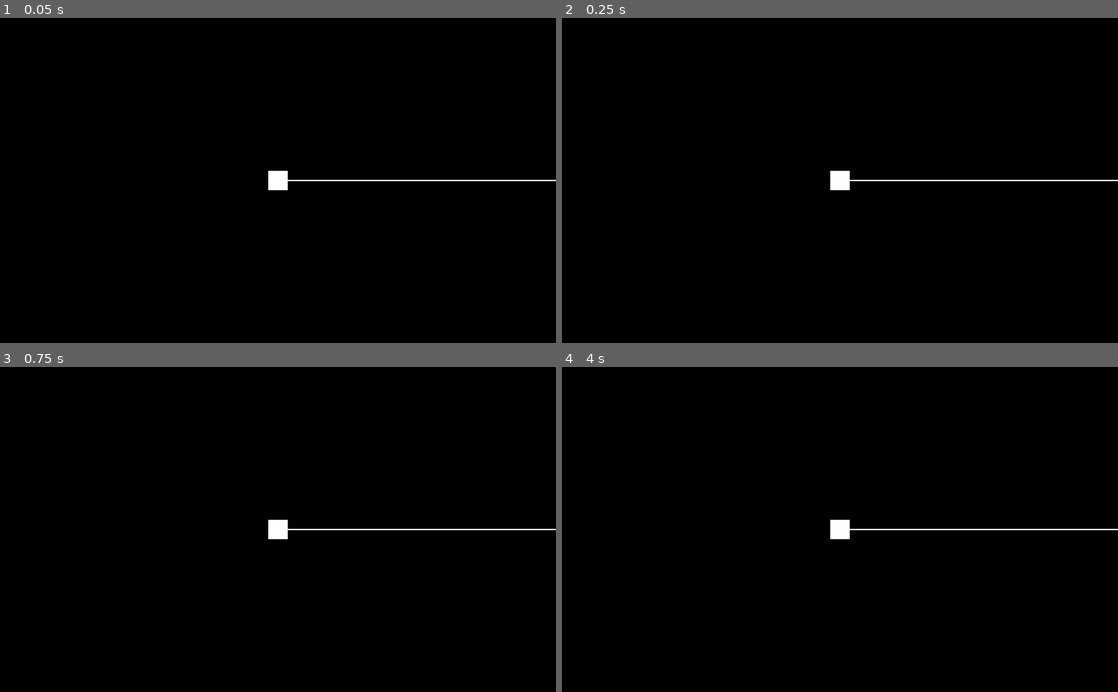
Above: before the commit, frames 1-4 (two rows, left to right).
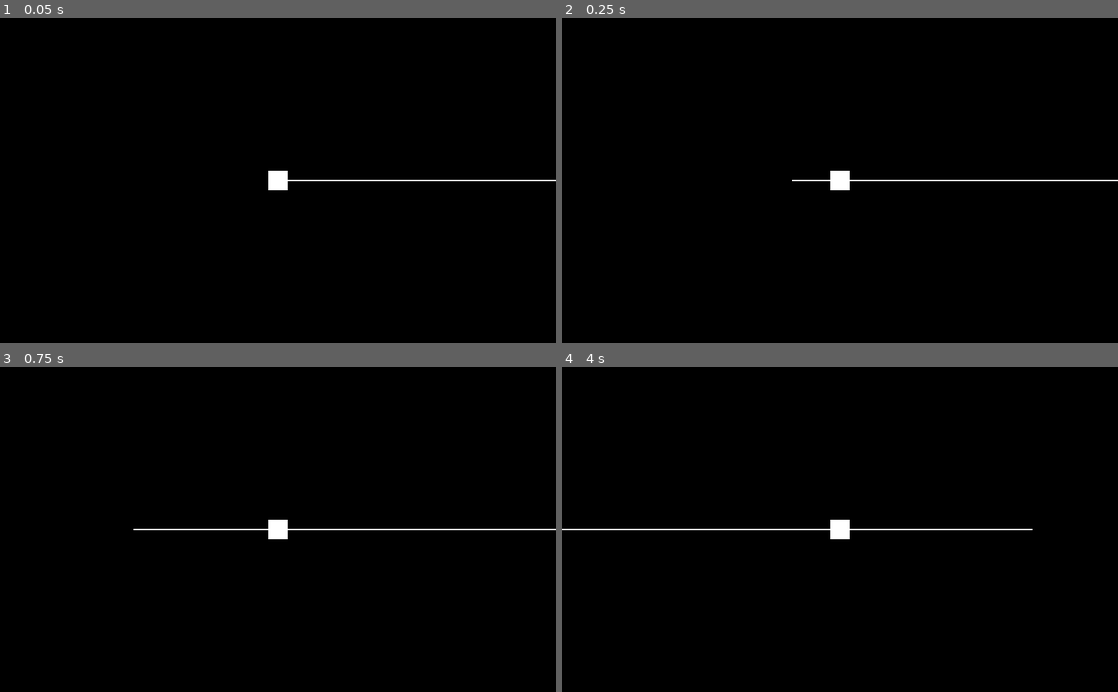
Above: after the commit, the same moments.

Repository: blaquenkot/dimension
Game: Godot game, scene res://Game.tscn
Two runs of this game, one before a commit and one after it. Both use one fixed random seed, a clock stepped at 60 frames per second and the inputs below.
Inputs:
- Up to frame 1 (0.05 s): no input
- Up to frame 2 (0.25 s): no input
- Up to frame 3 (0.75 s): no input
- Up to frame 4 (4 s): tap Enter at 2, 3.5 s; tap Space at 2.75 s

Frame 1 is identical in both runs. In frame 2, less than 0.1% of the frame differs, in the area x 41-49%, y 49-51%; in frame 3, 0.1%; in frame 4, 0.3%, in the area x 0-100%, y 49-51%.

Commit message:
SE MUEVE

Diff:
--- /dev/null
+++ b/Square.gd
@@ -0,0 +1,13 @@
+extends KinematicBody
+
+# Declare member variables here. Examples:
+var speed = 20
+# var b = "text"
+
+# Called when the node enters the scene tree for the first time.
+func _ready():
+	pass # Replace with function body.
+
+# Called every frame. 'delta' is the elapsed time since the previous frame.
+func _process(delta):
+	move_and_collide(Vector3.RIGHT * speed * delta)
--- a/Square.tscn
+++ b/Square.tscn
@@ -1,17 +1,18 @@
-[gd_scene load_steps=3 format=2]
+[gd_scene load_steps=4 format=2]
+
+[ext_resource path="res://Square.gd" type="Script" id=1]
 
 [sub_resource type="CubeMesh" id=1]
 
 [sub_resource type="ConvexPolygonShape" id=2]
 points = PoolVector3Array( -1, 1, 1, 1, 1, -1, 1, 1, 1, -1, 1, -1, -1, -1, 1, 1, -1, -1, 1, -1, 1, -1, -1, -1, 1, 1, 1, -1, 1, -1, 1, 1, -1, -1, 1, 1, 1, -1, 1, -1, -1, -1, 1, -1, -1, -1, -1, 1, 1, 1, 1, -1, -1, 1, -1, 1, 1, 1, -1, 1, 1, 1, -1, -1, -1, -1, -1, 1, -1, 1, -1, -1 )
 
-[node name="Square" type="Spatial"]
+[node name="KinematicBody" type="KinematicBody"]
+script = ExtResource( 1 )
 
-[node name="KinematicBody" type="KinematicBody" parent="."]
-
-[node name="MeshInstance" type="MeshInstance" parent="KinematicBody"]
+[node name="MeshInstance" type="MeshInstance" parent="."]
 mesh = SubResource( 1 )
 material/0 = null
 
-[node name="CollisionShape" type="CollisionShape" parent="KinematicBody"]
+[node name="CollisionShape" type="CollisionShape" parent="."]
 shape = SubResource( 2 )
